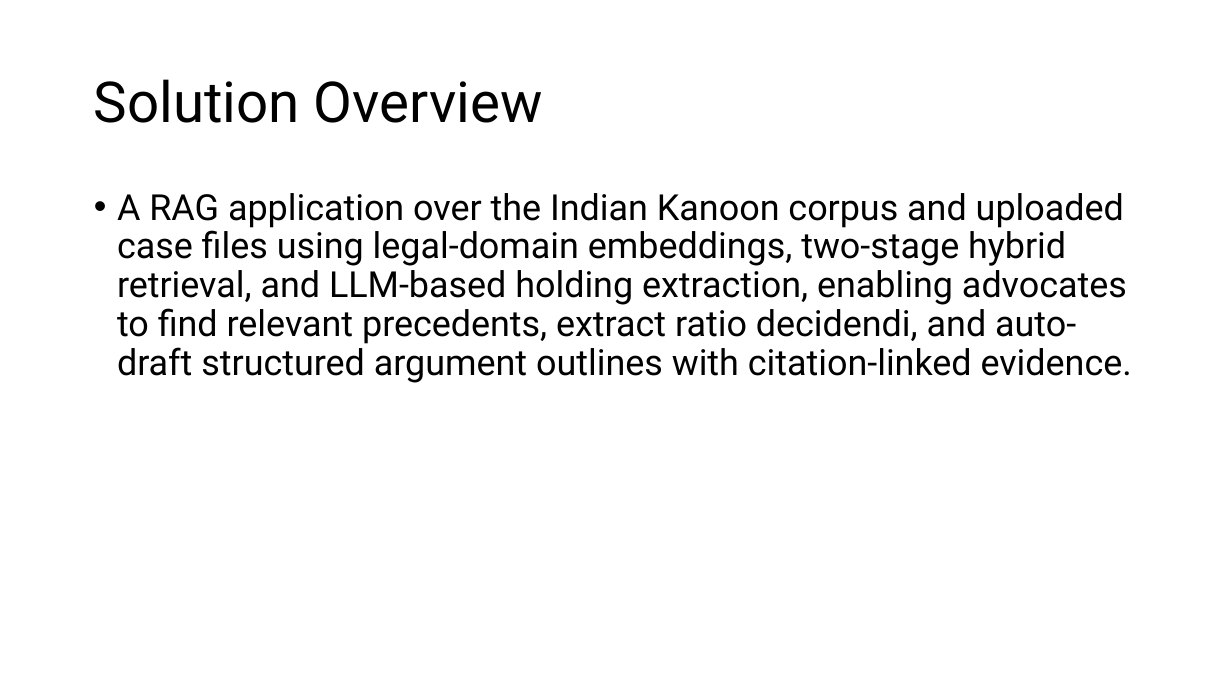
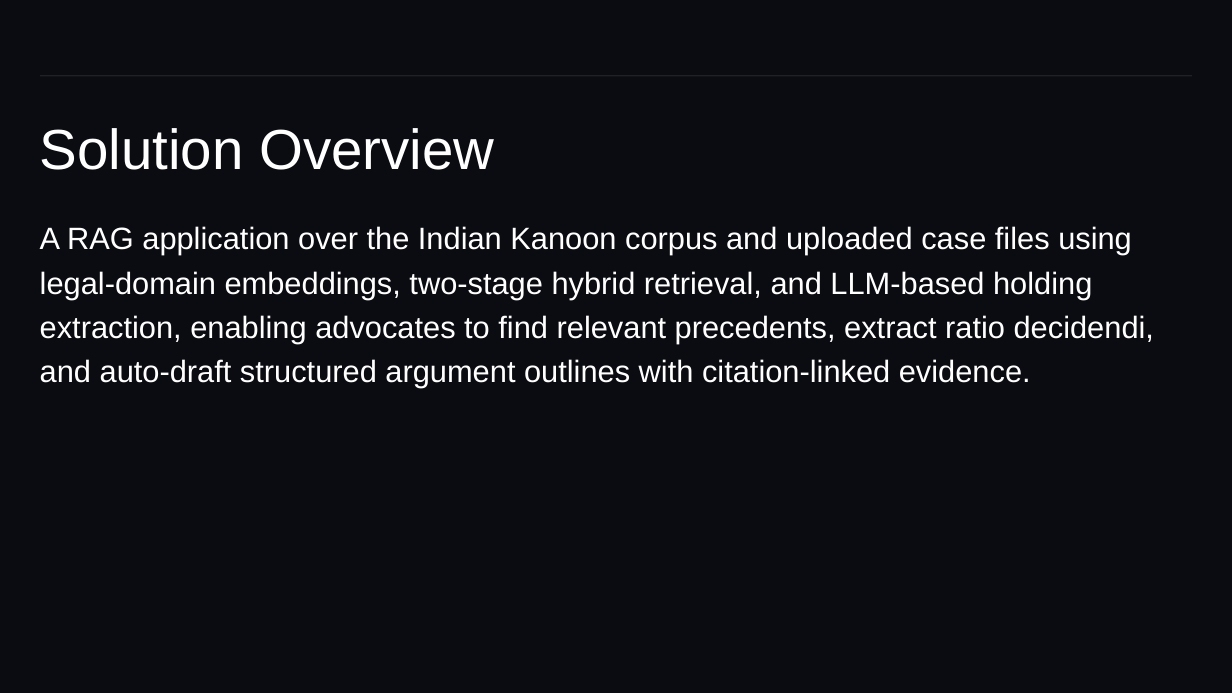
Before and after one commit to AryanArora13/Project-work, a slide deck: slide 3 of Zeroth review - Legal RAG.pptx. Drawn at 1232x693 pixels with LibreOffice and Linux fonts; fonts in the diff are those of the drawing. Boxes give left, top, right and bottom in pixels: in the first picture for what was removed or moved away, otherwise in the second. Text is boxed around its words. In the diff, an @@ line names an element or a change of style, - is before the commit and + after.

```diff
--- a/Zeroth review - Legal RAG.pptx
+++ b/Zeroth review - Legal RAG.pptx
@@ background #FFFFFF to #0B0C12 @@
@@ title "Solution Overview": place and size @@
-title "Solution Overview" at (94,79,543,123)
+title "Solution Overview" at (40,128,494,170)
@@ title "Solution Overview" at (40,128,494,170): font Roboto to Arial, text colour #000000 to #FFFFFF; line spacing 0.9 to 0.85; vertical alignment middle to bottom @@
@@ line added from (1192, 76) to (40, 76), #BFBFBF 0.5 pt @@
@@ text "A RAG application over the ...": place and size @@
-text "A RAG application over the ..." at (117,193,1132,383)
+text "A RAG application over the ..." at (40,226,1154,388)
@@ text "A RAG application over the ..." at (40,226,1154,388): size 28 to 24 pt, font Roboto to Arial, text colour #000000 to #FFFFFF; bullet • to none; line spacing 0.9 to 1.2 @@
```
Also in this commit, not shown: 5 other slides changed, 1 other file.
